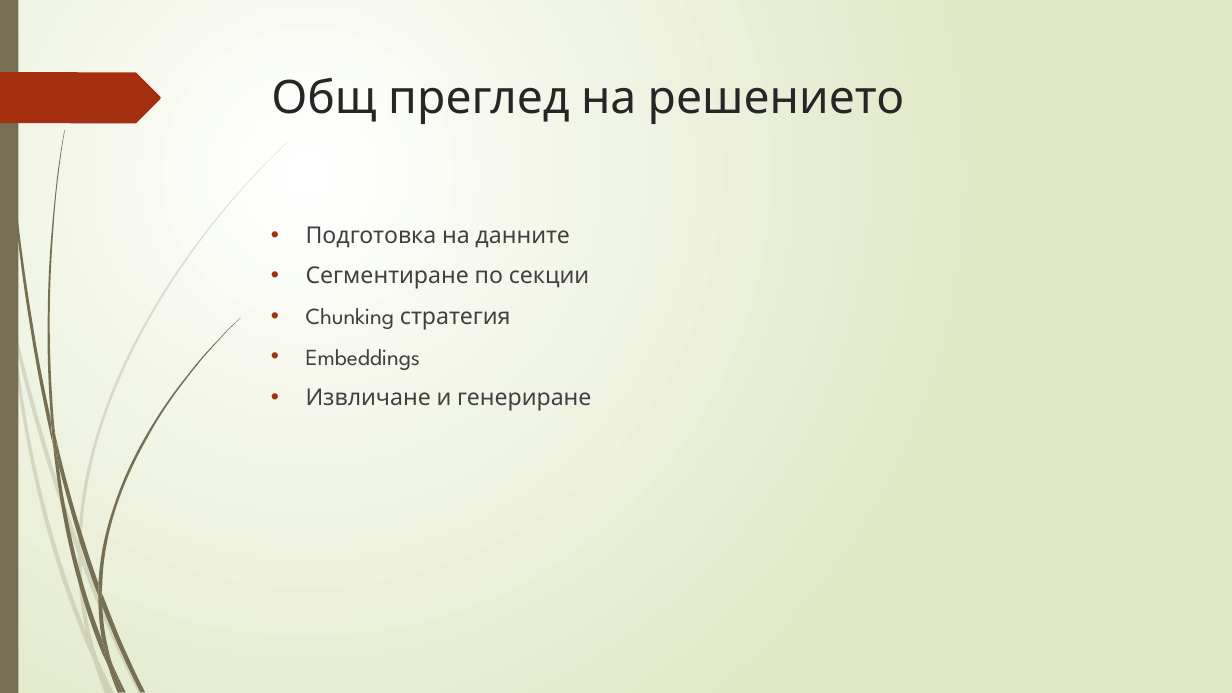
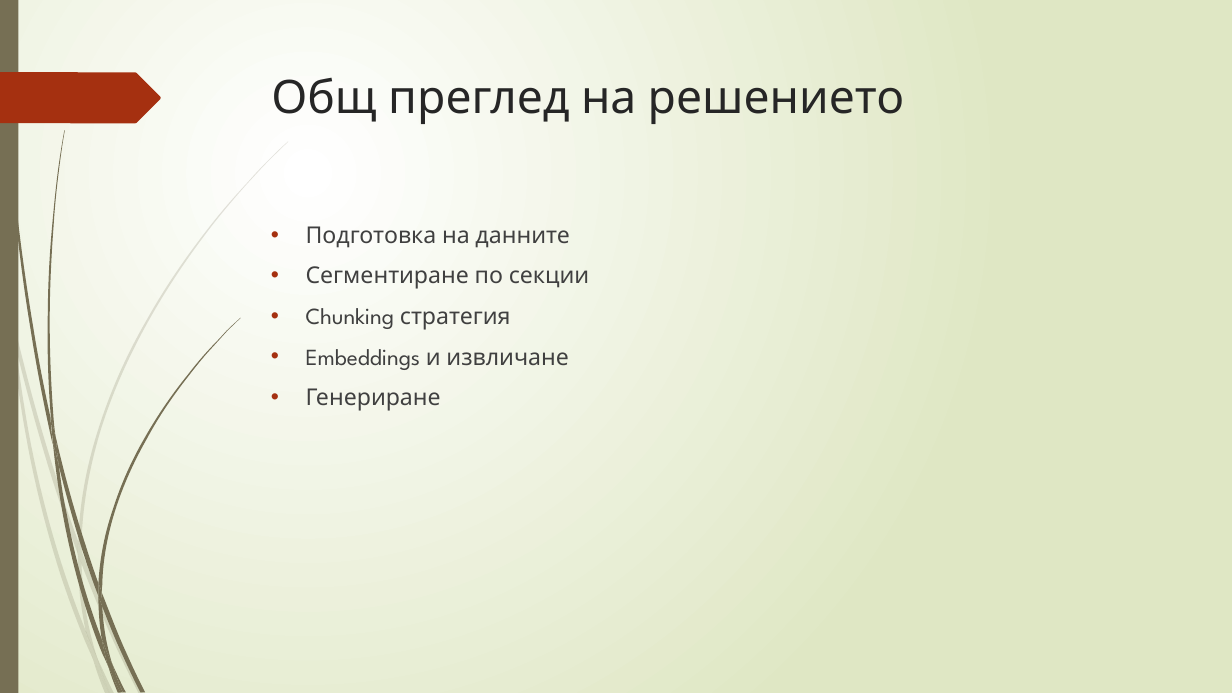
Before and after one commit to Samuil12/project_RAG, a slide deck: slide 5 of rag_presentation.pptx. Drawn at 1232x693 pixels with LibreOffice and Linux fonts; fonts in the diff are those of the drawing. Boxes give left, top, right and bottom in pixels: in the first picture for what was removed or moved away, otherwise in the second. Text is boxed around its words. In the diff, an @@ line names an element or a change of style, - is before the commit and + after.

```diff
--- a/rag_presentation.pptx
+++ b/rag_presentation.pptx
@@ text at box(306, 349, 568, 411): text changed @@
-• Embeddings
-• Извличане и генериране
+• Embeddings и извличане
+• Генериране
```
Also in this commit, not shown: 5 other slides changed, 1 slide added, 2 slides removed.
